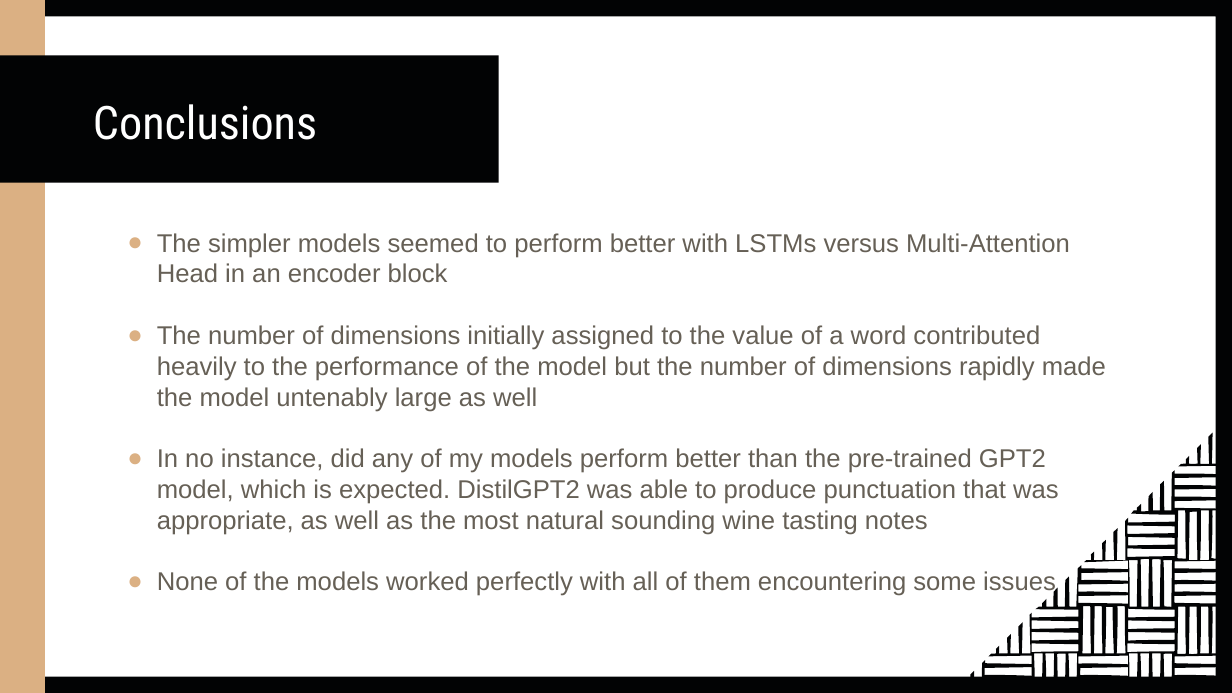
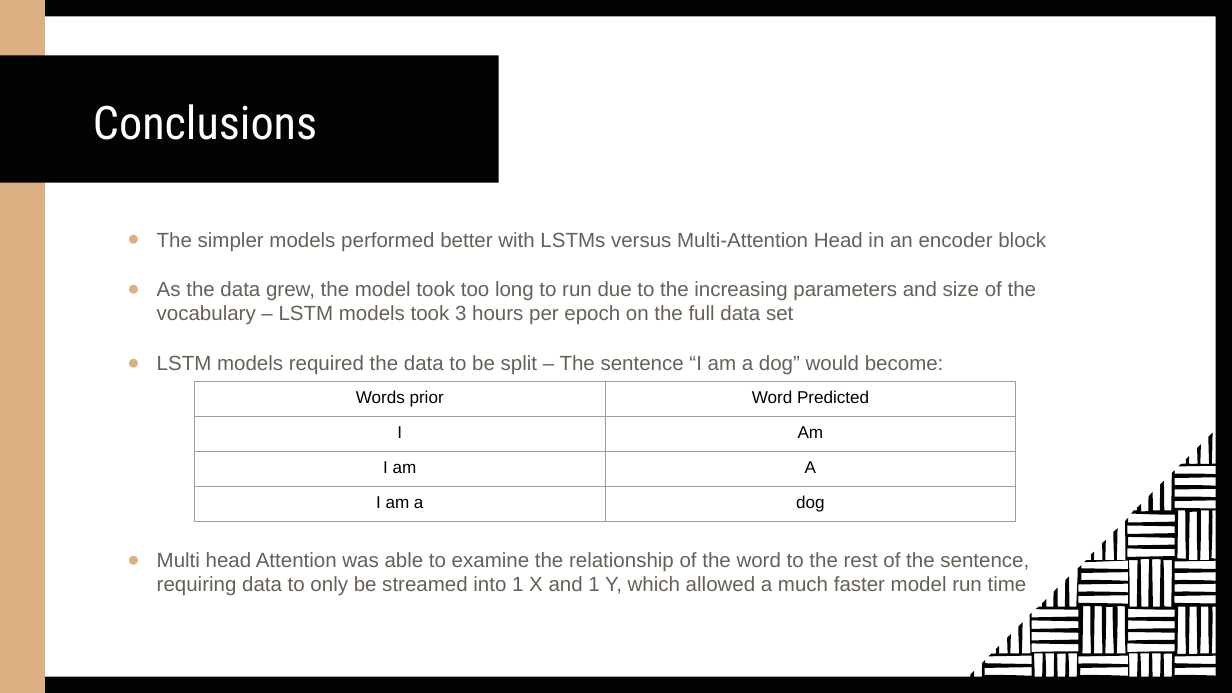
Before and after one commit to BingmingT/GA-projects, a slide deck: slide 18 of capstone/GA Capstone.pptx (slide 17 before the commit). Drawn at 1232x693 pixels with LibreOffice and Linux fonts; fonts in the diff are those of the drawing. Boxes give left, top, right and bottom in pixels: in the first picture for what was removed or moved away, otherwise in the second. Text is boxed around its words. In the diff, an @@ line names an element or a change of style, - is before the commit and + after.

```diff
--- a/capstone/GA Capstone.pptx
+++ b/capstone/GA Capstone.pptx
@@ text at [157, 232, 1046, 596]: text changed; size 15 to 12 pt @@
-● The simpler models seemed to perform better with LSTMs versus Multi-Attention Head in an encoder block
-● The number of dimensions initially assigned to the value of a word contributed heavily to the performance of the model but the number of dimensions rapidly made the model untenably large as well
-● In no instance, did any of my models perform better than the pre-trained GPT2 model, which is expected. DistilGPT2 was able to produce punctuation that was appropriate, as well as the most natural sounding wine tasting notes
-● None of the models worked perfectly with all of them encountering some issues
+● The simpler models performed better with LSTMs versus Multi-Attention Head in an encoder block
+● As the data grew, the model took too long to run due to the increasing parameters and size of the vocabulary – LSTM models took 3 hours per epoch on the full data set
+● LSTM models required the data to be split – The sentence “I am a dog” would become:
+● Multi head Attention was able to examine the relationship of the word to the rest of the sentence, requiring data to only be streamed into 1 X and 1 Y, which allowed a much faster model run time
@@ table added at [195, 382, 1015, 522], 4 rows, 2 columns @@
+Words prior | Word Predicted
+I | Am
+I am | A
+I am a | dog
```
Also in this commit, not shown: 8 other slides changed, 7 slides added, 6 slides removed, 6 other files.
